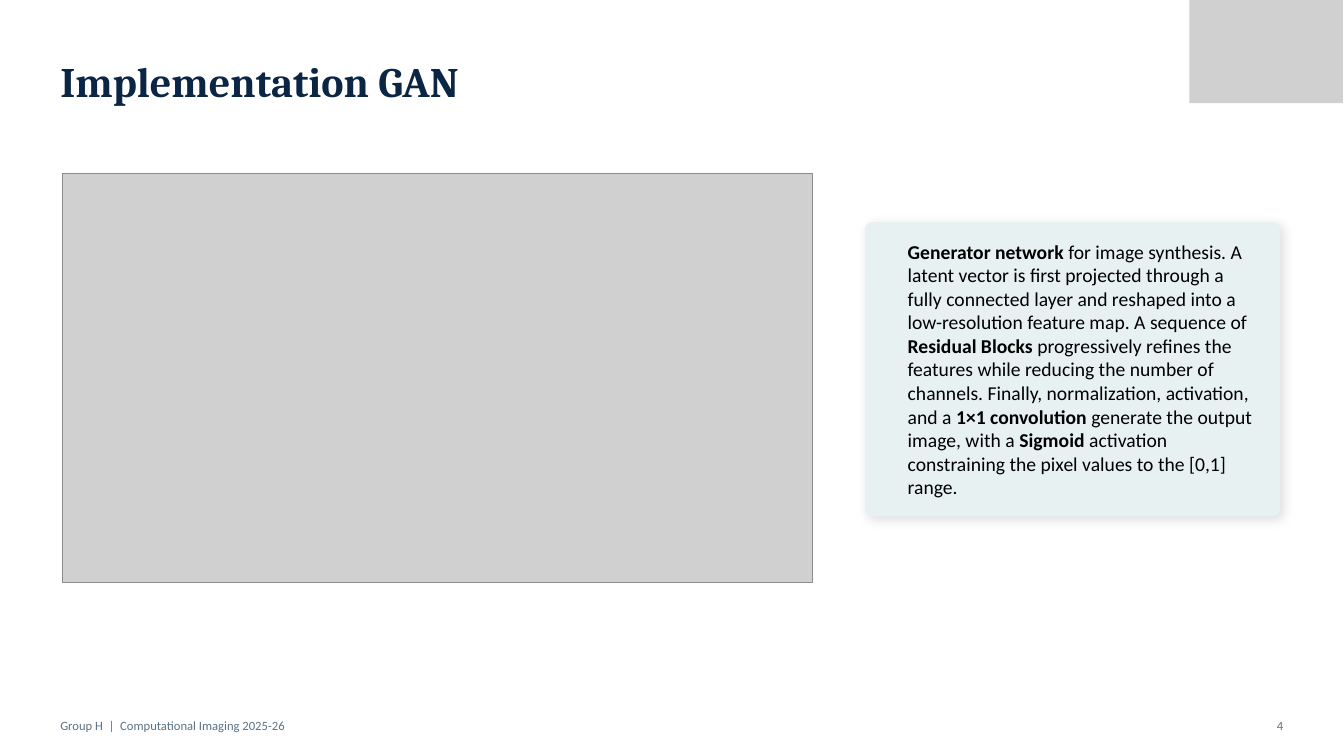
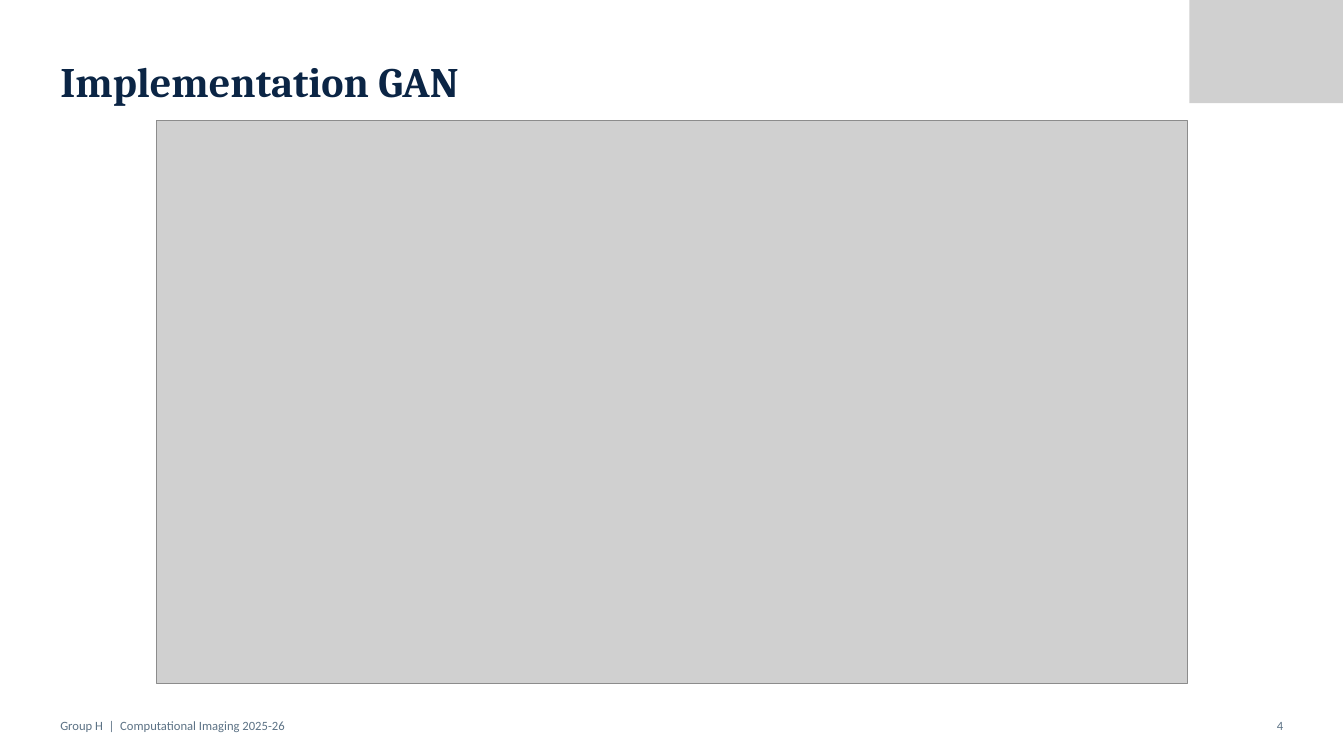
Before and after one commit to mattiaboffa22/Esame_Computational_Imaging, a slide deck: slide 13 of Presentazione.pptx (slide 6 before the commit). Drawn at 1344x756 pixels with LibreOffice and Linux fonts; fonts in the diff are those of the drawing; grey boxes stand for pictures. Boxes give left, top, right and bottom in pixels: in the first picture for what was removed or moved away, otherwise in the second. Text is boxed around its words. In the diff, an @@ line names an element or a change of style, - is before the commit and + after.

```diff
--- a/Presentazione.pptx
+++ b/Presentazione.pptx
@@ picture: place and size @@
-picture at (63, 173, 813, 583)
+picture at (156, 121, 1188, 684)
@@ rounded rectangle removed at (865, 222, 1280, 516) @@
@@ text removed at (908, 245, 1252, 498) @@
-Generator network for image synthesis. A latent vector is first projected through a fully connected layer and reshaped into a low-resolution feature map. A sequence of Residual Blocks progressively refines the features while reducing the number of channels. Finally, normalization, activation, and a 1×1 convolution generate the output image, with a Sigmoid activation constraining the pixel values to the [0,1] range.
```
Also in this commit, not shown: 3 other slides changed.
